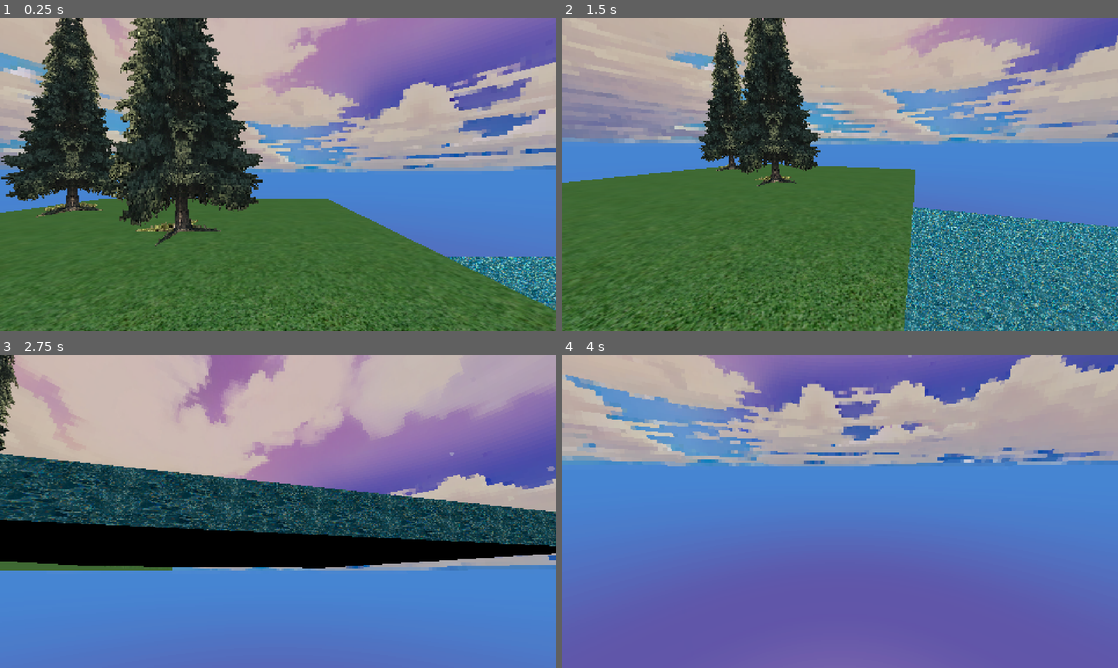
Above: before the commit, frames 1-4 (two rows, left to right).
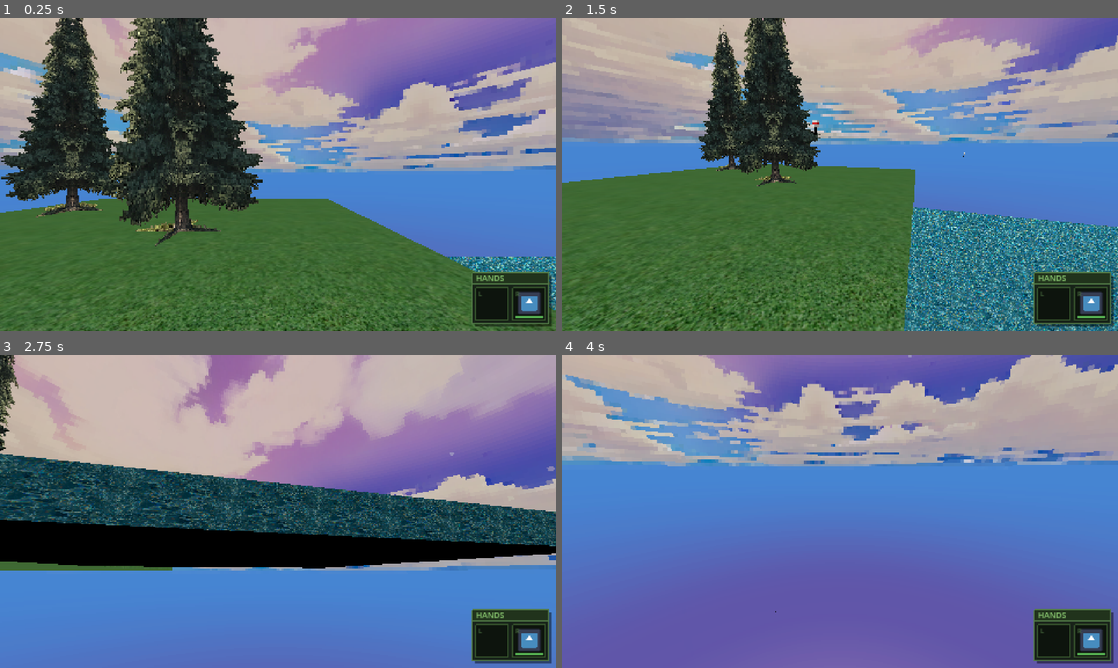
Above: after the commit, the same moments.

Repository: poissew/fishing-game
Game: Godot game, scene res://main.tscn
Same seed, same stepped clock (60 frames per second), same inputs: the game is played once before the commit and once after it. The engine's default icon, where the game draws it, is replaced by a stand-in: a white triangle on a blue panel in a dark square.
Inputs (mouse positions are in pixels of both pictures, inside the frame that each line leads up to):
- Up to frame 1 (0.25 s): no input
- Up to frame 2 (1.5 s): tap Enter at 0.5 s; move the mouse to (962, 158) at 0.52 s; hold D (right) 0.53-1.25 s; hold E (interact) 0.53-1.25 s; click (962, 158) at 0.67 s; drag from (728, 190) to (812, 237) at 1.27 s
- Up to frame 3 (2.75 s): tap Space at 2 s; move the mouse to (333, 442) at 2.02 s; hold D (right) from 2.03 s (still down); hold E (interact) from 2.03 s (still down)
- Up to frame 4 (4 s): release D (right) at 2.75 s; release E (interact) at 2.75 s; drag from (812, 574) to (673, 464) at 2.77 s; move the mouse to (1006, 558) at 3.52 s; hold A (left) from 3.53 s (still down); hold E (interact) from 3.53 s (still down)

The runs differ from the first frame. In frame 1, 2.3% of the frame differs, in the area x 84-100%, y 81-99%; in frame 2, 2.6%, in the area x 44-100%, y 32-99%; in frame 3, 2.4%; in frame 4, 2.5%.
Error before the commit: Parse Error: Member "changed" redefined (original in native class 'Resource') (res://classes/hands.gd:11)

Commit message:
Fix Hands parser error: use Resource's built-in changed signal
Resource already declares `changed`, so redeclaring it was a parse error.
Drop the declaration and emit via emit_changed(); UIHands connects to the
same signal, so the binding is unchanged.

Co-Authored-By: Claude Opus 5 <noreply@anthropic.com>

Diff:
--- a/classes/hands.gd
+++ b/classes/hands.gd
@@ -8,7 +8,7 @@
 
 const SLOT_COUNT := 2
 
-signal changed
+## Redraws are driven by Resource's built-in `changed` signal (see emit_changed).
 
 @export var slots: Array[ItemInstance] = [null, null]
 
@@ -28,7 +28,7 @@
 	if not is_valid_slot(slot):
 		return
 	slots[slot] = item
-	changed.emit()
+	emit_changed()
 
 func clear(slot: int) -> ItemInstance:
 	var item := get_item(slot)
